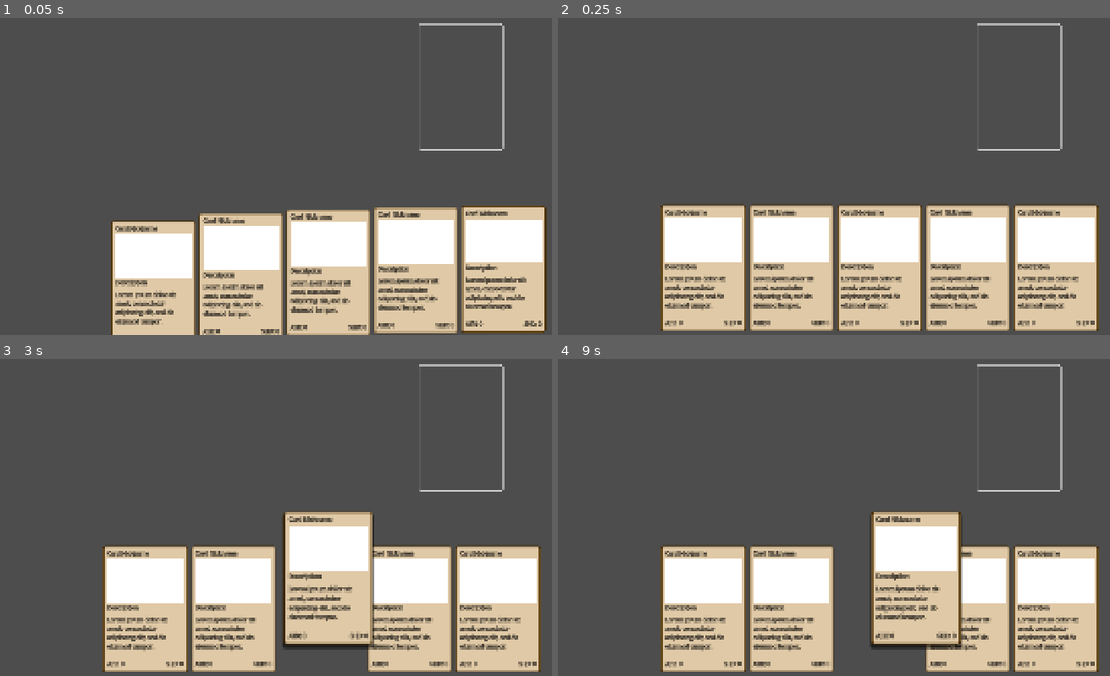
Above: before the commit, frames 1-4 (two rows, left to right).
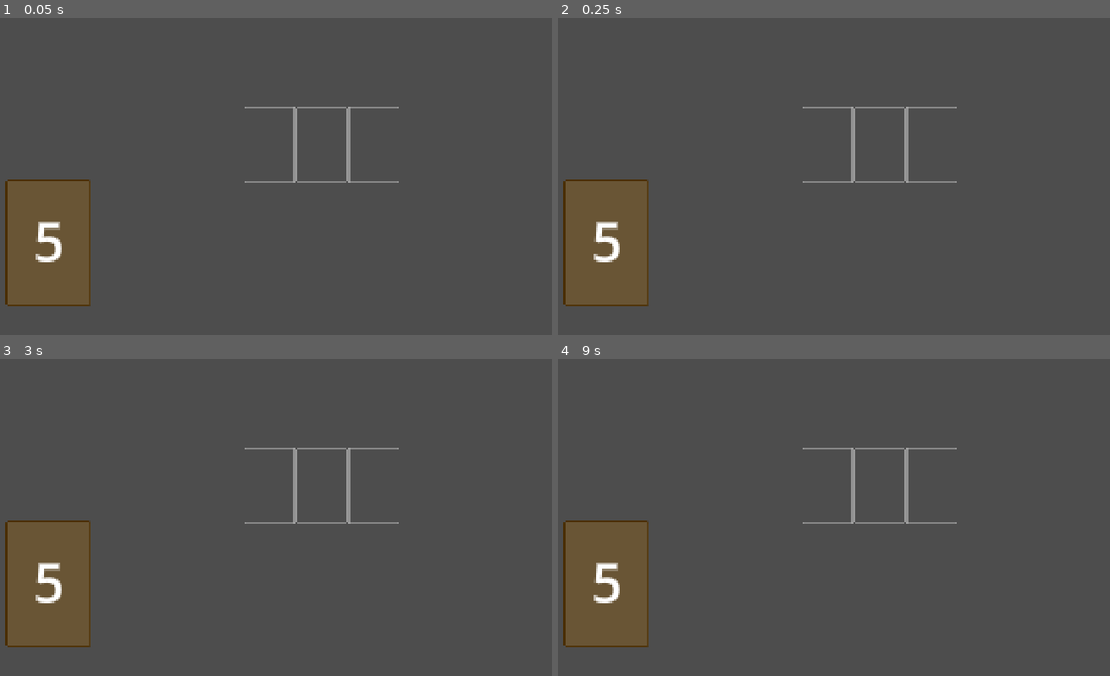
Above: after the commit, the same moments.

Repository: nstryder/pathos-game
Game: Godot game, scene res://workspace/table_playground.tscn
Two runs of this game, one before a commit and one after it. Both use one fixed random seed, a clock stepped at 60 frames per second and the inputs below. This scene is started directly instead of the project's main scene.
Inputs (mouse positions are in pixels of both pictures, inside the frame that each line leads up to):
- Up to frame 1 (0.05 s): no input
- Up to frame 2 (0.25 s): no input
- Up to frame 3 (3 s): tap Enter at 0.5, 2 s; move the mouse to (469, 466) at 0.52 s; click (469, 466) at 0.67 s; tap Space at 1.25, 2.75 s; drag from (187, 504) to (496, 609) at 1.27 s; move the mouse to (391, 403) at 2.02 s; click (391, 403) at 2.17 s; drag from (287, 561) to (408, 609) at 2.77 s
- Up to frame 4 (9 s): move the mouse to (1082, 542) at 3.52 s; click (1082, 542) at 3.67 s; tap Enter at 4.25 s; drag from (673, 428) to (878, 609) at 4.27 s; tap Space at 5 s; move the mouse to (911, 485) at 5.02 s; click (911, 485) at 5.17 s; drag from (778, 390) to (789, 609) at 5.77 s; move the mouse to (1027, 466) at 6.52 s; click (1027, 466) at 6.67 s; drag from (745, 504) to (701, 609) at 7.27 s; move the mouse to (949, 403) at 8.02 s; click (949, 403) at 8.17 s; drag from (845, 561) to (1054, 609) at 8.77 s

The runs differ from the first frame. In frame 1, 36% of the frame differs, in the area x 0-100%, y 1-100%; in frame 2, 36%; in frame 3, 37%, in the area x 0-99%, y 1-99%; in frame 4, 35%.

Commit message:
Add deck functionality

Diff:
--- a/src/actors/card_manager.gd
+++ b/src/actors/card_manager.gd
@@ -1,25 +1,35 @@
 extends Node2D
+class_name CardManager
 
 const COLLISION_MASK_CARD = 0b1
 const COLLISION_MASK_SLOT = 0b10
+const SLOT_SCALE = 0.6
 
 var card_being_dragged: Card
 var last_card_dragged: Card
 
-@export var player_hand: PlayerHand
-
-func _input(event: InputEvent) -> void:
-	if event is InputEventMouseButton:
-		var button_event := event as InputEventMouseButton
-		if button_event.button_index == MOUSE_BUTTON_LEFT:
-			if button_event.pressed:
-				start_drag()
-			else:
-				end_drag()
+@onready var player_hand: PlayerHand = %PlayerHand
+@onready var input_manager: InputManager = %InputManager
+@onready var card_slots: Node2D = %CardSlots
+@onready var card_slot_positions: Control = %CardSlotPositions
 
 
-func start_drag() -> void:
-	card_being_dragged = raycast_check_for_card(COLLISION_MASK_CARD)
+func _ready() -> void:
+	input_manager.released.connect(_on_input_manager_released)
+	# Need to await because containers only calculate at end of frame
+	await get_tree().process_frame
+	for slot_container: Control in card_slot_positions.get_children():
+		var slot_position := (slot_container.get_child(0) as Control
+			).global_position
+		const card_slot_scene := preload("uid://c1t6j0a6ap1jc")
+		var card_slot: CardSlot = card_slot_scene.instantiate()
+		card_slots.add_child(card_slot)
+		card_slot.position = slot_position
+		card_slot.scale *= SLOT_SCALE
+
+
+func start_drag(card: Card) -> void:
+	card_being_dragged = card
 	if last_card_dragged:
 		last_card_dragged.z_index = 1
 	if card_being_dragged:
@@ -37,6 +47,7 @@
 		if card_slot_found and not card_slot_found.card_is_in_slot:
 			player_hand.remove_card_from_hand(card_being_dragged)
 			card_being_dragged.global_position = card_slot_found.global_position
+			card_being_dragged.scale *= SLOT_SCALE
 			card_being_dragged.draggable = false
 			card_slot_found.card_is_in_slot = true
 		else:
@@ -72,3 +83,8 @@
 	).reduce(func(a: Node2D, b: Node2D) -> Node2D:
 		return a if a.z_index > b.z_index else b
 	)
+
+
+func _on_input_manager_released() -> void:
+	if card_being_dragged:
+		end_drag()
--- /dev/null
+++ b/src/actors/deck.gd
@@ -0,0 +1,26 @@
+extends Node2D
+class_name Deck
+
+var player_deck: Array = ["A", "B", "C", "D", "E"]
+
+@onready var player_hand: PlayerHand = %PlayerHand
+@onready var card_manager: CardManager = %CardManager
+@onready var card_counter: Label = %CardCounter
+
+
+func _ready() -> void:
+    card_counter.text = str(player_deck.size())
+
+
+func draw_card() -> void:
+    var card_drawn: String = player_deck.pop_front()
+    card_counter.text = str(player_deck.size())
+    if player_deck.is_empty():
+        ($Area2D/CollisionShape2D as CollisionShape2D).disabled = true
+        visible = false
+    const card_scene = preload("uid://djf85mhy7rn64")
+    var new_card: Card = card_scene.instantiate()
+    card_manager.add_child(new_card)
+    new_card.name = card_drawn
+    new_card.global_position = global_position
+    player_hand.add_card_to_hand(new_card)
--- /dev/null
+++ b/src/actors/deck.tscn
@@ -0,0 +1,100 @@
+[gd_scene load_steps=7 format=3 uid="uid://b5eojojjt7qk3"]
+
+[ext_resource type="Script" uid="uid://bw8ap3bbiknsc" path="res://src/actors/deck.gd" id="1_jeps2"]
+
+[sub_resource type="StyleBoxFlat" id="StyleBoxFlat_1gj0d"]
+resource_local_to_scene = true
+bg_color = Color(0.878431, 0.788235, 0.65098, 1)
+border_width_left = 6
+border_width_top = 6
+border_width_right = 6
+border_width_bottom = 6
+border_color = Color(0.29, 0.174, 0, 1)
+border_blend = true
+corner_radius_top_left = 6
+corner_radius_top_right = 6
+corner_radius_bottom_right = 6
+corner_radius_bottom_left = 6
+corner_detail = 4
+shadow_offset = Vector2(0, 9)
+
+[sub_resource type="Theme" id="Theme_5wyg4"]
+resource_local_to_scene = true
+Label/colors/font_color = Color(0, 0, 0, 1)
+MarginContainer/constants/margin_bottom = 12
+MarginContainer/constants/margin_left = 12
+MarginContainer/constants/margin_right = 12
+MarginContainer/constants/margin_top = 12
+Panel/styles/panel = SubResource("StyleBoxFlat_1gj0d")
+
+[sub_resource type="StyleBoxFlat" id="StyleBoxFlat_jeps2"]
+resource_local_to_scene = true
+bg_color = Color(0.41117534, 0.332108, 0.20712313, 1)
+border_width_left = 6
+border_width_top = 6
+border_width_right = 6
+border_width_bottom = 6
+border_color = Color(0.29, 0.174, 0, 1)
+border_blend = true
+corner_radius_top_left = 6
+corner_radius_top_right = 6
+corner_radius_bottom_right = 6
+corner_radius_bottom_left = 6
+corner_detail = 4
+shadow_offset = Vector2(0, 9)
+
+[sub_resource type="LabelSettings" id="LabelSettings_jeps2"]
+font_size = 144
+
+[sub_resource type="RectangleShape2D" id="RectangleShape2D_rsf8w"]
+size = Vector2(240, 360)
+
+[node name="Deck" type="Node2D"]
+z_index = -2
+script = ExtResource("1_jeps2")
+
+[node name="Control" type="Control" parent="."]
+custom_minimum_size = Vector2(240, 360)
+layout_mode = 3
+anchor_right = 0.125
+anchor_bottom = 0.333333
+offset_left = -120.0
+offset_top = -180.0
+offset_right = 120.0
+offset_bottom = 180.0
+grow_horizontal = 2
+grow_vertical = 2
+size_flags_horizontal = 0
+size_flags_vertical = 0
+theme = SubResource("Theme_5wyg4")
+metadata/_edit_use_anchors_ = true
+
+[node name="Background" type="Panel" parent="Control"]
+layout_mode = 1
+anchors_preset = 15
+anchor_right = 1.0
+anchor_bottom = 1.0
+grow_horizontal = 2
+grow_vertical = 2
+theme_override_styles/panel = SubResource("StyleBoxFlat_jeps2")
+
+[node name="CenterContainer" type="CenterContainer" parent="Control"]
+layout_mode = 1
+anchors_preset = 15
+anchor_right = 1.0
+anchor_bottom = 1.0
+grow_horizontal = 2
+grow_vertical = 2
+
+[node name="CardCounter" type="Label" parent="Control/CenterContainer"]
+unique_name_in_owner = true
+layout_mode = 2
+text = "9"
+label_settings = SubResource("LabelSettings_jeps2")
+
+[node name="Area2D" type="Area2D" parent="."]
+collision_layer = 4
+collision_mask = 4
+
+[node name="CollisionShape2D" type="CollisionShape2D" parent="Area2D"]
+shape = SubResource("RectangleShape2D_rsf8w")
--- /dev/null
+++ b/src/actors/input_manager.gd
@@ -0,0 +1,46 @@
+extends Node2D
+class_name InputManager
+
+signal clicked
+signal released
+
+@onready var card_manager: CardManager = %CardManager
+@onready var deck: Deck = %Deck
+
+
+func _input(event: InputEvent) -> void:
+	if event is InputEventMouseButton:
+		var button_event := event as InputEventMouseButton
+		if button_event.button_index == MOUSE_BUTTON_LEFT:
+			if button_event.pressed:
+				print("clicking!")
+				clicked.emit()
+				raycast_at_cursor()
+			else:
+				released.emit()
+
+
+func raycast_at_cursor() -> void:
+	var space_state := get_world_2d().direct_space_state
+	var parameters := PhysicsPointQueryParameters2D.new()
+	parameters.position = get_global_mouse_position()
+	parameters.collide_with_areas = true
+	# parameters.collision_mask = collision_mask
+	var result := space_state.intersect_point(parameters)
+	if result:
+		var result_node: Node2D = result.front().collider.owner
+		if result_node is Card:
+			var card := get_card_with_highest_z_index(result)
+			card_manager.start_drag(card)
+		elif result_node is Deck:
+			deck.draw_card()
+
+# Cards parameter should be from a dict returned by intersect_point()
+func get_card_with_highest_z_index(cards: Array[Dictionary]) -> Card:
+	return cards.map(func(x: Dictionary) -> Node2D:
+		return x.collider.owner
+	).filter(func(x: Node2D) -> bool:
+		return x is Card
+	).reduce(func(a: Card, b: Card) -> Node2D:
+		return a if a.z_index > b.z_index else b
+	)
--- /dev/null
+++ b/src/actors/input_manager.tscn
@@ -0,0 +1,3 @@
+[gd_scene format=3 uid="uid://mnwle3qvukwi"]
+
+[node name="InputManager" type="Node2D"]
--- a/src/actors/player_hand.gd
+++ b/src/actors/player_hand.gd
@@ -11,20 +11,15 @@
         - and using that position (maybe use a Control child later?)
 """
 
-const HAND_COUNT = 5
 const CARD_WIDTH = 250
 const HAND_Y_POSITION = 890
+const ANIMATION_TWEEN_TIME = 0.2
 @export var card_manager: Node2D
 
 var player_hand: Array[Card] = []
 
 func _ready() -> void:
-    const card_scene = preload("uid://djf85mhy7rn64")
-    for i in range(HAND_COUNT):
-        var new_card: Card = card_scene.instantiate()
-        card_manager.add_child(new_card)
-        new_card.name = "card"
-        add_card_to_hand(new_card)
+    pass
 
 
 func add_card_to_hand(card: Card) -> void:
@@ -49,7 +44,7 @@
 
 func animate_card_to_position(card: Card, new_position: Vector2) -> void:
     var tween := create_tween()
-    tween.tween_property(card, "position", new_position, 0.1) \
+    tween.tween_property(card, "position", new_position, ANIMATION_TWEEN_TIME) \
         .set_trans(Tween.TRANS_SPRING) \
         .set_ease(Tween.EASE_OUT)
 
--- a/workspace/table_playground.tscn
+++ b/workspace/table_playground.tscn
@@ -1,18 +1,74 @@
-[gd_scene load_steps=5 format=3 uid="uid://buyir22g6fd6q"]
+[gd_scene load_steps=7 format=3 uid="uid://buyir22g6fd6q"]
 
 [ext_resource type="PackedScene" uid="uid://brojsgyxvag1" path="res://src/actors/card_manager.tscn" id="1_ilo2n"]
-[ext_resource type="PackedScene" uid="uid://c1t6j0a6ap1jc" path="res://src/actors/card_slot.tscn" id="3_3scsr"]
 [ext_resource type="PackedScene" uid="uid://qbgnkpc4g0sa" path="res://src/actors/player_hand.tscn" id="4_l2e2a"]
+[ext_resource type="PackedScene" uid="uid://b5eojojjt7qk3" path="res://src/actors/deck.tscn" id="5_fdryh"]
 [ext_resource type="Script" uid="uid://b1pyjj40b5ol1" path="res://src/actors/player_hand.gd" id="5_itgml"]
+[ext_resource type="PackedScene" uid="uid://mnwle3qvukwi" path="res://src/actors/input_manager.tscn" id="6_i6af0"]
+[ext_resource type="Script" uid="uid://dnu86yuq4wb0r" path="res://src/actors/input_manager.gd" id="7_nfchv"]
 
 [node name="TablePlayground" type="Node2D"]
 
-[node name="CardManager" parent="." node_paths=PackedStringArray("player_hand") instance=ExtResource("1_ilo2n")]
-player_hand = NodePath("../PlayerHand")
-
-[node name="CardSlot" parent="." instance=ExtResource("3_3scsr")]
-position = Vector2(1355, 376)
+[node name="CardManager" parent="." instance=ExtResource("1_ilo2n")]
+unique_name_in_owner = true
 
 [node name="PlayerHand" parent="." node_paths=PackedStringArray("card_manager") instance=ExtResource("4_l2e2a")]
+unique_name_in_owner = true
 script = ExtResource("5_itgml")
 card_manager = NodePath("../CardManager")
+
+[node name="Deck" parent="." instance=ExtResource("5_fdryh")]
+unique_name_in_owner = true
+position = Vector2(185, 819)
+
+[node name="InputManager" parent="." instance=ExtResource("6_i6af0")]
+unique_name_in_owner = true
+script = ExtResource("7_nfchv")
+
+[node name="CardSlots" type="Node2D" parent="."]
+unique_name_in_owner = true
+
+[node name="Control" type="Control" parent="."]
+layout_mode = 3
+anchors_preset = 15
+anchor_right = 1.0
+anchor_bottom = 1.0
+offset_right = 1920.0
+offset_bottom = 1080.0
+grow_horizontal = 2
+grow_vertical = 2
+size_flags_horizontal = 4
+
+[node name="CardSlotPositions" type="HBoxContainer" parent="Control"]
+unique_name_in_owner = true
+layout_mode = 1
+anchors_preset = 8
+anchor_left = 0.5
+anchor_top = 0.5
+anchor_right = 0.5
+anchor_bottom = 0.5
+grow_horizontal = 2
+grow_vertical = 2
+
+[node name="Control" type="CenterContainer" parent="Control/CardSlotPositions"]
+custom_minimum_size = Vector2(144, 216)
+layout_mode = 2
+
+[node name="Control" type="Control" parent="Control/CardSlotPositions/Control"]
+layout_mode = 2
+
+[node name="Control2" type="CenterContainer" parent="Control/CardSlotPositions"]
+custom_minimum_size = Vector2(144, 216)
+layout_mode = 2
+
+[node name="Control" type="Control" parent="Control/CardSlotPositions/Control2"]
+layout_mode = 2
+
+[node name="Control3" type="CenterContainer" parent="Control/CardSlotPositions"]
+custom_minimum_size = Vector2(144, 216)
+layout_mode = 2
+
+[node name="Control" type="Control" parent="Control/CardSlotPositions/Control3"]
+layout_mode = 2
+
+[node name="CanvasLayer" type="CanvasLayer" parent="."]
Not shown, added: src/actors/deck.gd.uid
Not shown, added: src/actors/input_manager.gd.uid
